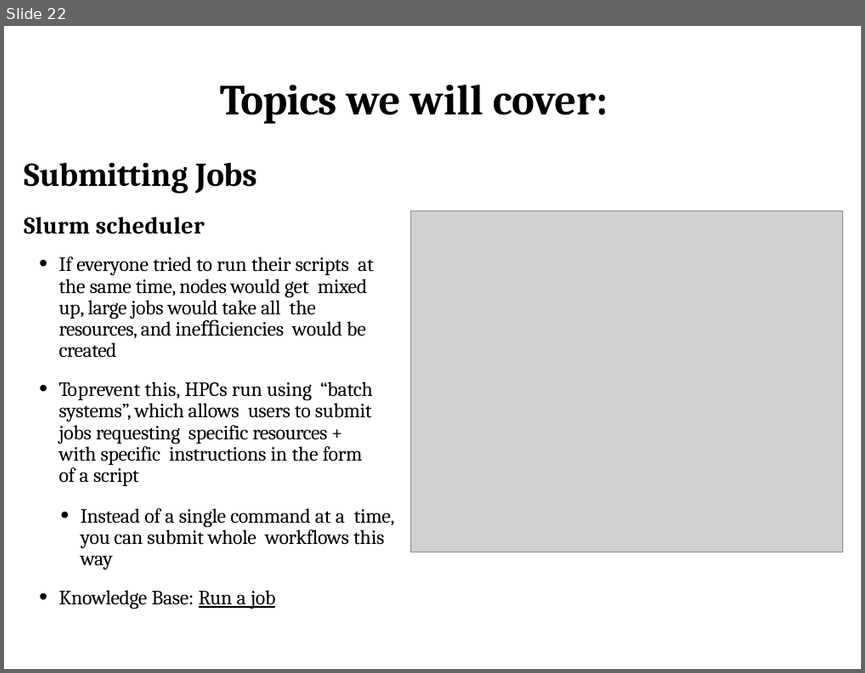
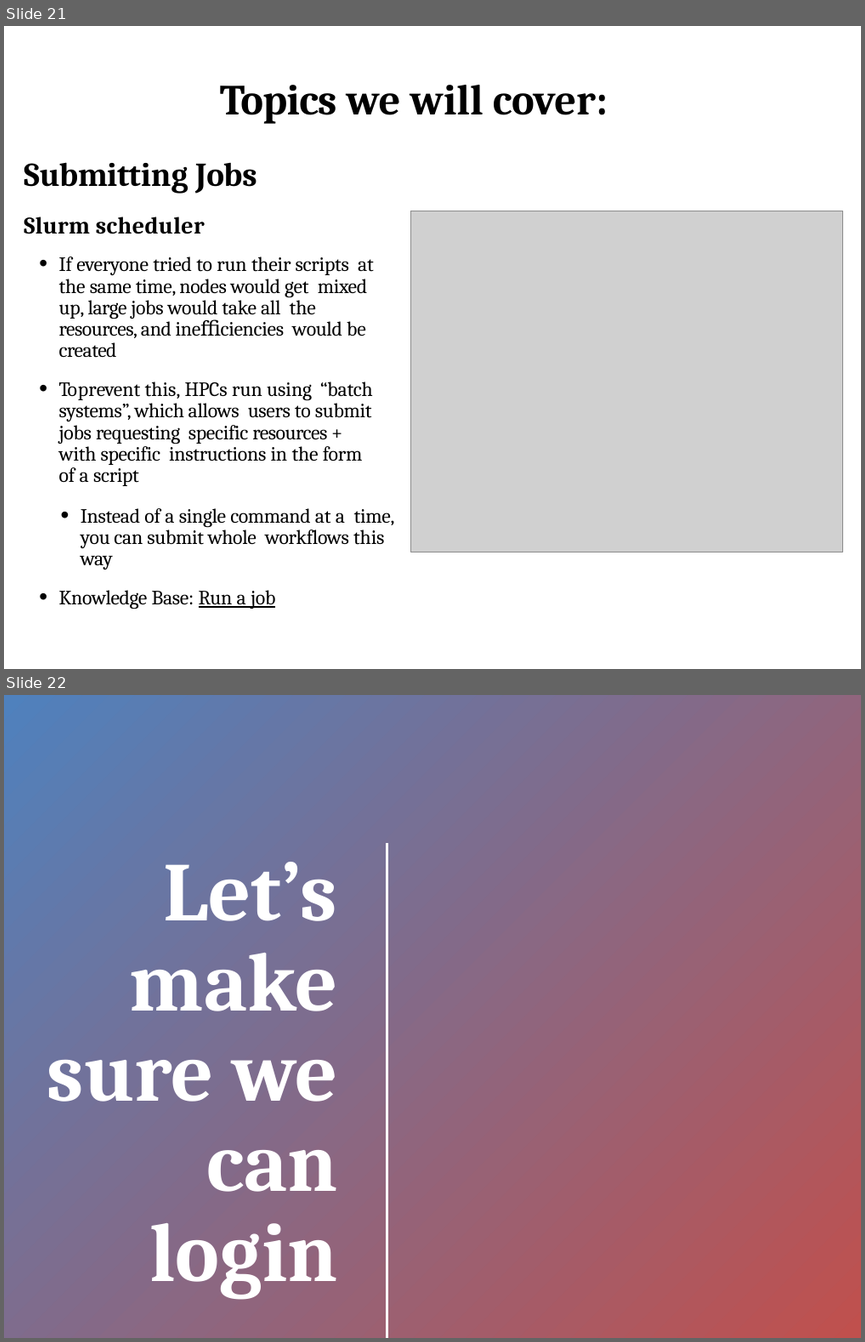
Before and after one commit to PRodriguez19/Intro-to-shell, a slide deck: lectures/Lecture1-MMG3320-Introduction.pptx. Shown one above the other, each under a label of ours: slide 22 before the commit, slides 21 and 22 after it. The pictures are 865x673 and 865x1342 pixels, drawn with LibreOffice and Linux fonts; fonts in the diff are those of the drawing; grey boxes stand for pictures; background and template pictures are left out; a plain dark background stands for a picture behind light text. Boxes give left, top, right and bottom in pixels: in the first picture for what was removed or moved away, otherwise in the second. Text is boxed around its words. In the diff, an @@ line names an element or a change of style, - is before the commit and + after.

```diff
--- a/lectures/Lecture1-MMG3320-Introduction.pptx
+++ b/lectures/Lecture1-MMG3320-Introduction.pptx
@@ slide 22 added at box(4, 695, 861, 1338), background picture (left out) @@
@@ rectangle added at box(4, 695, 861, 1338), fill #FFFFFF @@
@@ rectangle added at box(4, 695, 861, 1338), fill gradient #4F81BD to #C0504D @@
@@ line added from (387, 844) to (387, 1337), #FFFFFF 2 pt @@
@@ title added at box(47, 862, 338, 1298), 70 pt, text #FFFFFF, bold @@
+Let’s make sure we can login
@@ what was slide 22 is now slide 21 @@
```
Also in this commit, not shown: 10 slides changed, 2 slides removed, 3 other files.
